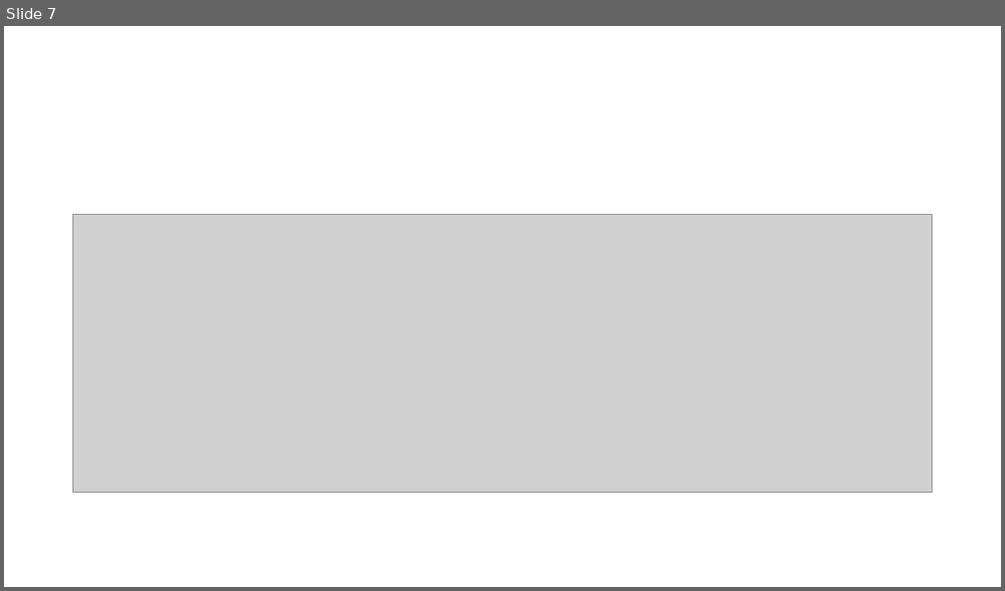
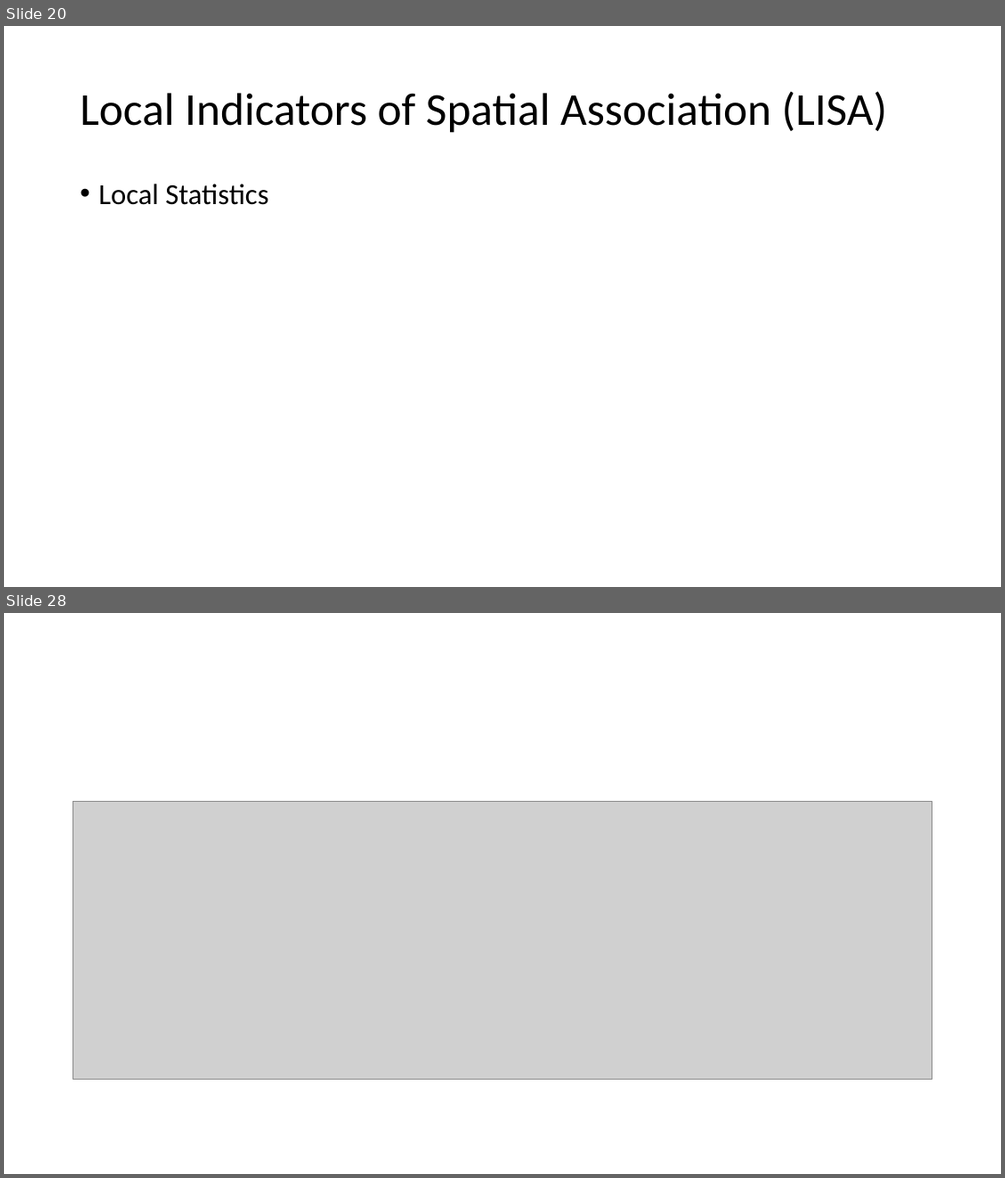
Before and after one commit to abmgis/abmgis, a slide deck: Chapter09-SpatialStatistics/Chapter9.pptx. Shown one above the other, each under a label of ours: slide 7 before the commit, slides 20 and 28 after it; the slides between them are not shown. The pictures are 1005x591 and 1005x1178 pixels, drawn with LibreOffice and Linux fonts; fonts in the diff are those of the drawing; grey boxes stand for pictures. Boxes give left, top, right and bottom in pixels: in the first picture for what was removed or moved away, otherwise in the second. Text is boxed around its words. In the diff, an @@ line names an element or a change of style, - is before the commit and + after.

```diff
--- a/Chapter09-SpatialStatistics/Chapter9.pptx
+++ b/Chapter09-SpatialStatistics/Chapter9.pptx
@@ slide 20 added at bbox=[4, 26, 1001, 587], background #FFFFFF @@
@@ title added at bbox=[80, 91, 887, 133], 44 pt, text #000000 @@
+Local Indicators of Spatial Association (LISA)
@@ text added at bbox=[98, 184, 268, 205], 28 pt, text #000000 @@
+• Local Statistics
@@ what was slide 7 is now slide 28 @@
```
Also in this commit, not shown: 3 slides changed, 21 other slides added, 9 other files.
